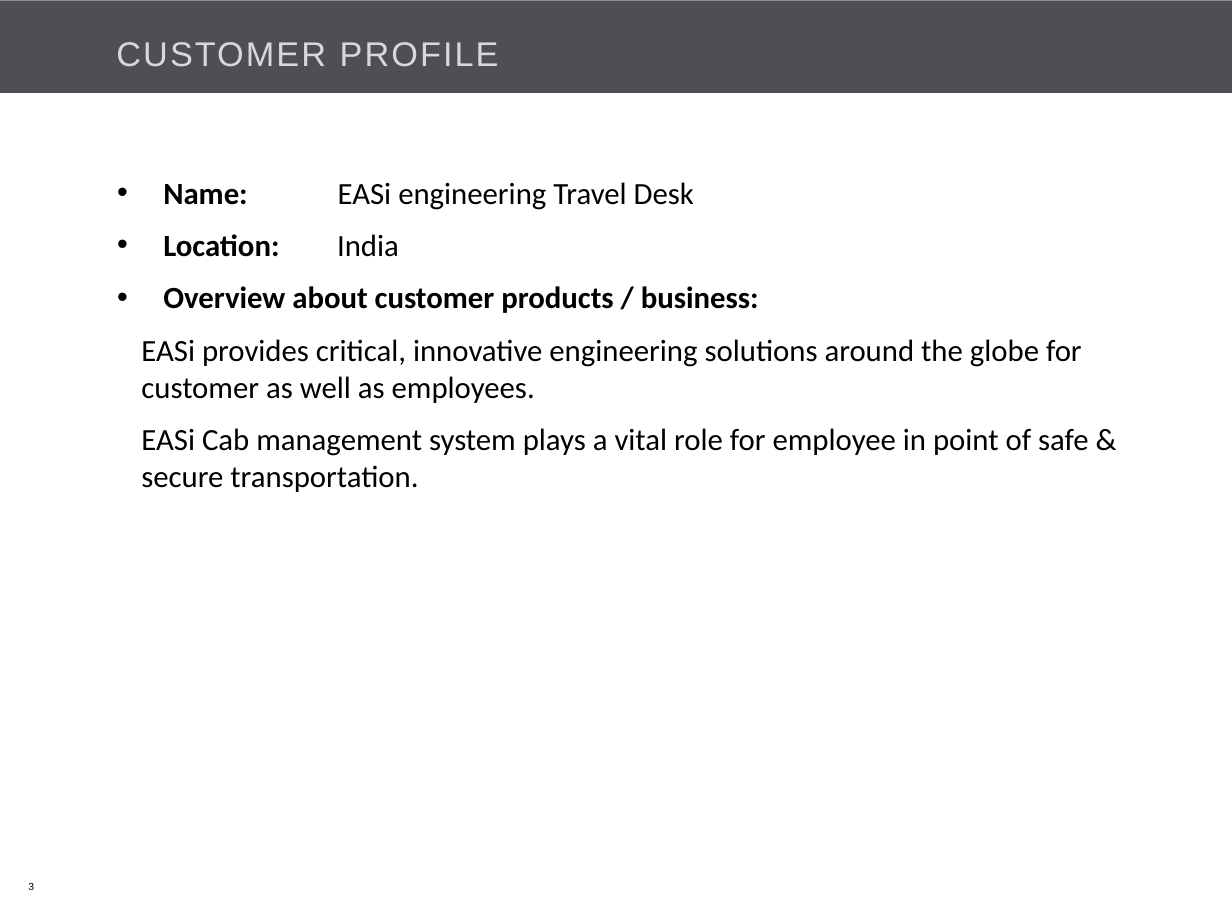
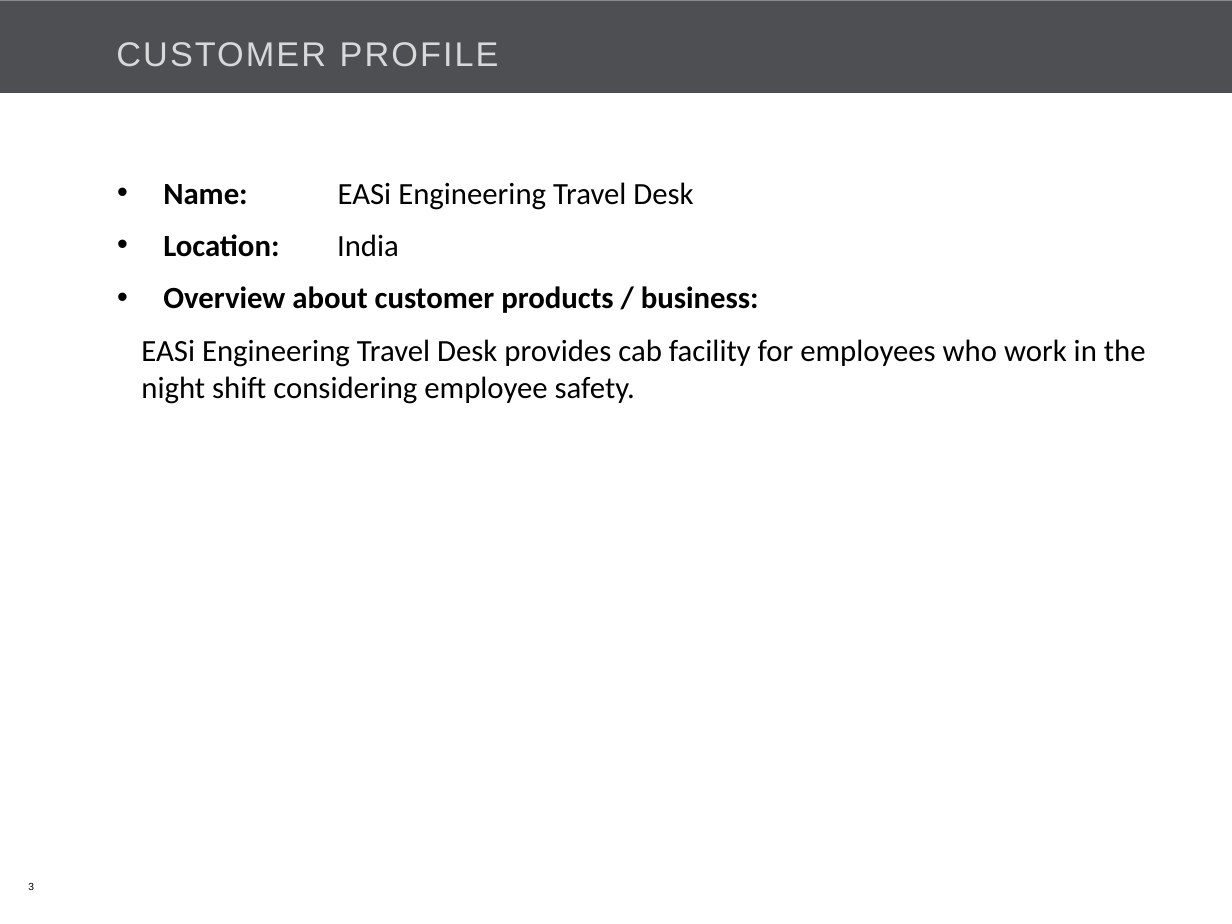
Before and after one commit to Bajarangi/demo, a slide deck: slide 3 of trunk/EasiCab/Documents/EASiCab_POC_kick off.pptx. Drawn at 1232x924 pixels with LibreOffice and Linux fonts; fonts in the diff are those of the drawing; background and template pictures are left out. Boxes give left, top, right and bottom in pixels: in the first picture for what was removed or moved away, otherwise in the second. Text is boxed around its words. In the diff, an @@ line names an element or a change of style, - is before the commit and + after.

```diff
--- a/trunk/EasiCab/Documents/EASiCab_POC_kick off.pptx
+++ b/trunk/EasiCab/Documents/EASiCab_POC_kick off.pptx
@@ text at (163,182,693,210): text changed @@
-• Name: EASi engineering Travel Desk
+• Name: EASi Engineering Travel Desk
@@ text at (141,339,1146,404): text changed @@
-      EASi provides critical, innovative engineering solutions around the globe for customer as well as employees.
-      EASi Cab management system plays a vital role for employee in point of safe & secure transportation.
+      EASi Engineering Travel Desk provides cab facility for employees who work in the night shift considering employee safety.
```
Also in this commit, not shown: 7 other slides changed, 2 slides removed.
